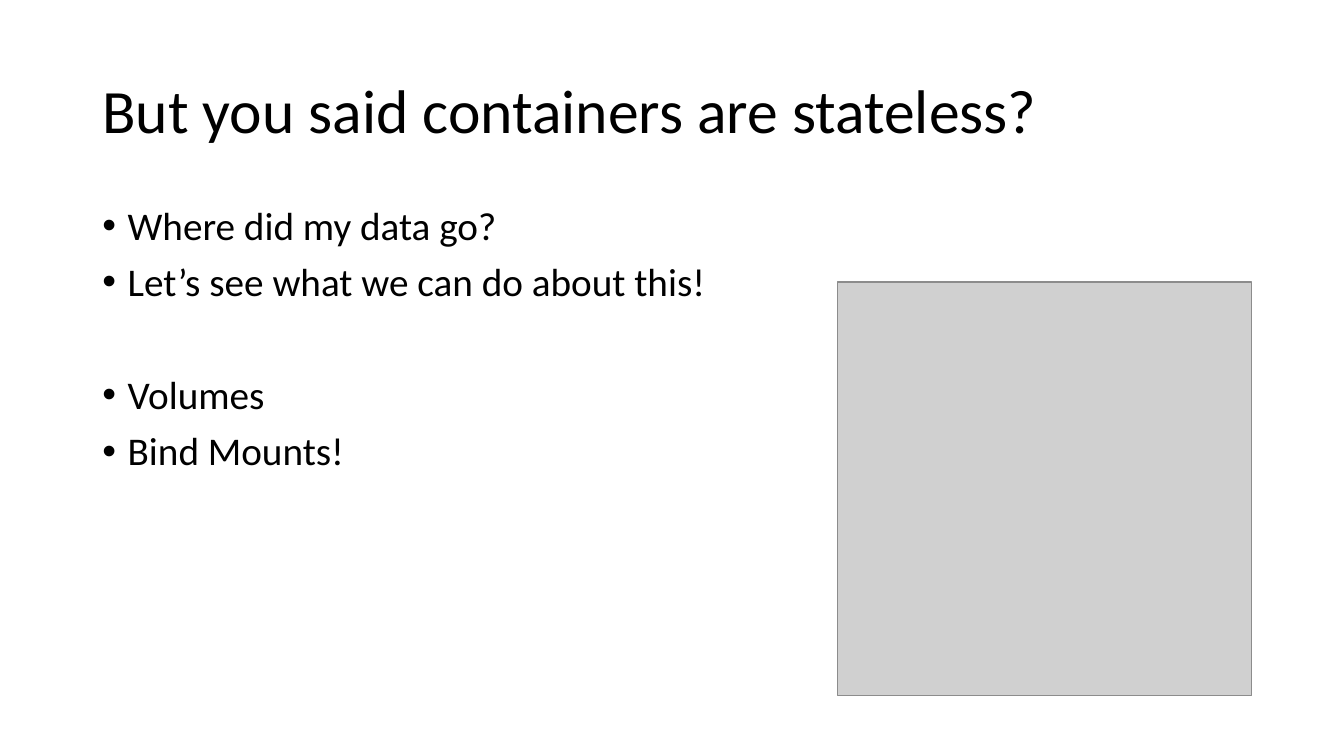
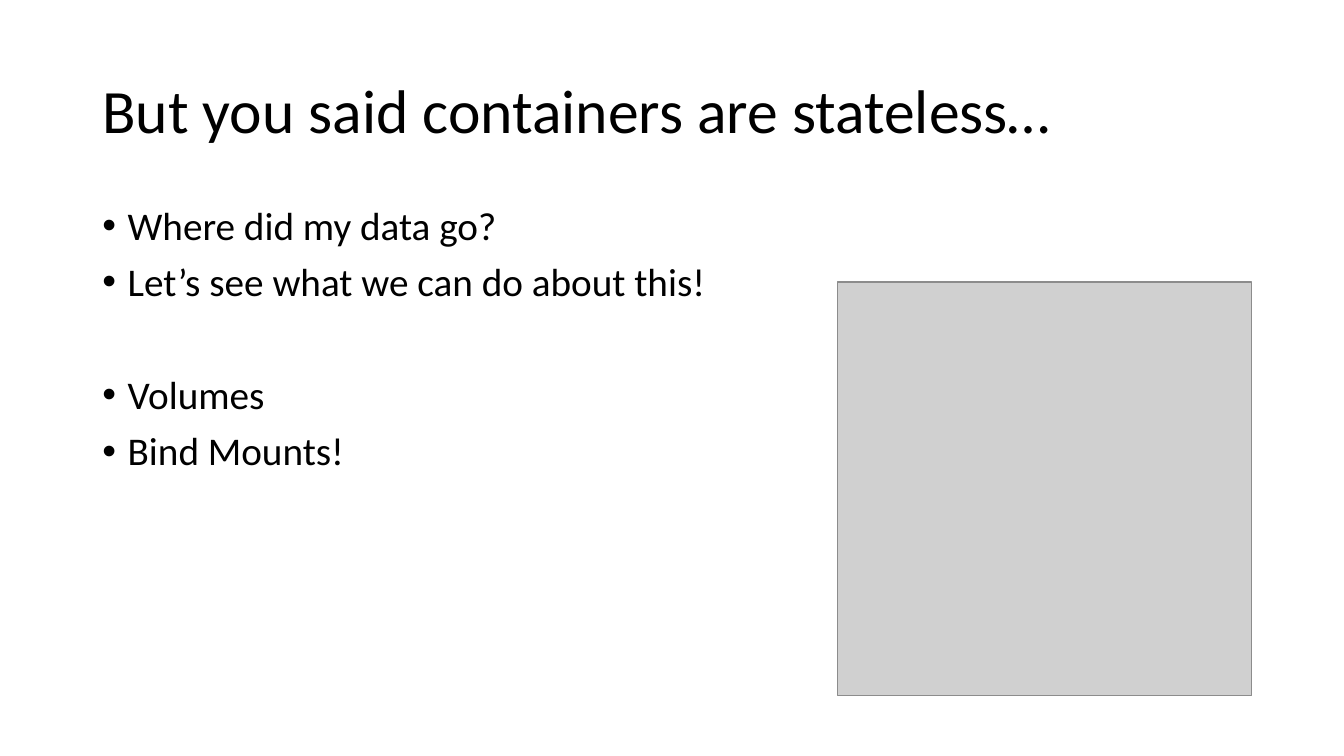
Before and after one commit to agsimeonov/docker-intro-presentation, a slide deck: slide 15 of docker-intro-presentation.pptx. Drawn at 1344x756 pixels with LibreOffice and Linux fonts; fonts in the diff are those of the drawing; grey boxes stand for pictures. Boxes give left, top, right and bottom in pixels: in the first picture for what was removed or moved away, otherwise in the second. Text is boxed around its words. In the diff, an @@ line names an element or a change of style, - is before the commit and + after.

```diff
--- a/docker-intro-presentation.pptx
+++ b/docker-intro-presentation.pptx
@@ title at bbox=[102, 90, 1050, 143]: text changed @@
-But you said containers are stateless?
+But you said containers are stateless…
```
Also in this commit, not shown: 1 other slide changed, 1 other file.
